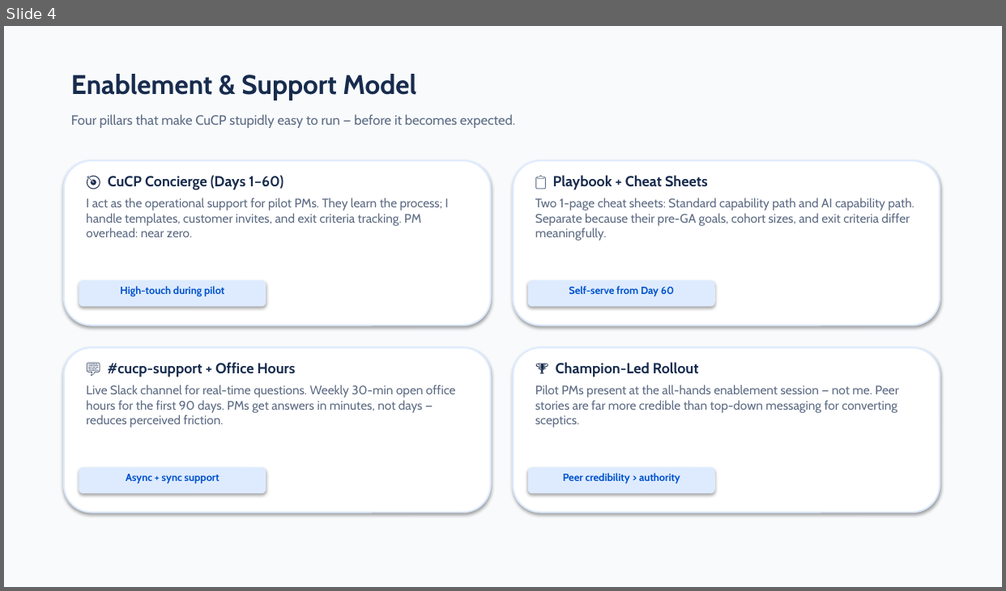
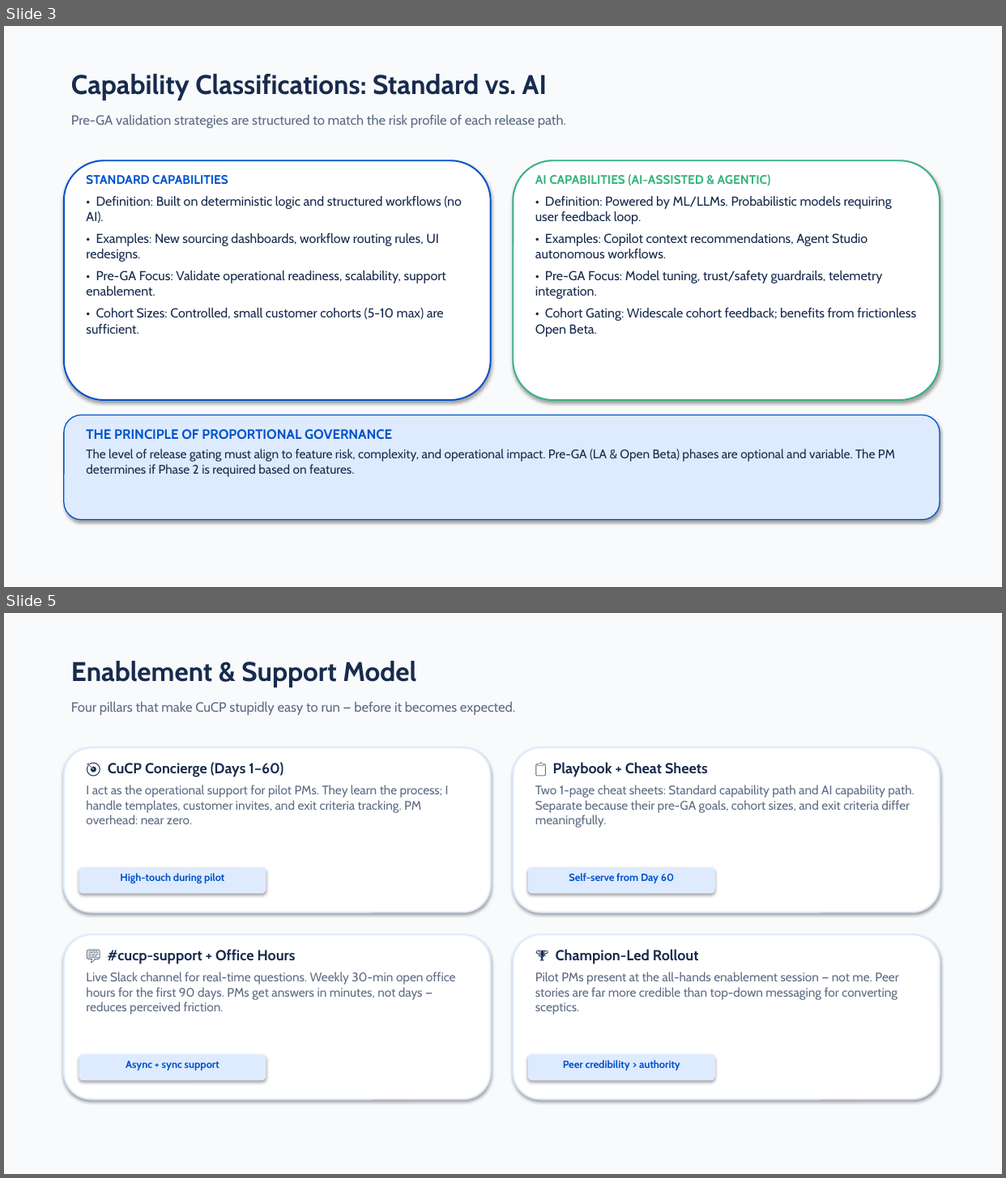
Before and after one commit to vittobh/pm-os, a slide deck: docs/cucp/cucp_presentation.pptx. Shown one above the other, each under a label of ours: slide 4 before the commit, slides 3 and 5 after it; the slides between them are not shown. The pictures are 1006x591 and 1006x1178 pixels, drawn with LibreOffice and Linux fonts; fonts in the diff are those of the drawing. Boxes give left, top, right and bottom in pixels: in the first picture for what was removed or moved away, otherwise in the second. Text is boxed around its words. In the diff, an @@ line names an element or a change of style, - is before the commit and + after.

Commit message:
Implement local pptx-official skill, add Capability Classifications slide to HTML and PPTX decks

```diff
--- a/docs/cucp/cucp_presentation.pptx
+++ b/docs/cucp/cucp_presentation.pptx
@@ slide 3 added at (4,26,1002,587), background #F8FAFC @@
@@ text added at (71,74,547,101), 26 pt, text #172B4D, bold @@
+Capability Classifications: Standard vs. AI
@@ text added at (71,114,566,128), 13 pt, text #5E6C84 @@
+Pre-GA validation strategies are structured to match the risk profile of each release path.
@@ rounded rectangle added at (64,160,491,400), fill #FFFFFF, outline #0052CC 1.5 pt @@
@@ rounded rectangle added at (513,160,940,400), fill #FFFFFF, outline #36B37E 1.5 pt @@
@@ text added at (86,175,462,334), 12.5 pt, text #172B4D @@
+STANDARD CAPABILITIES
+• Definition: Built on deterministic logic and structured workflows (no AI).
+• Examples: New sourcing dashboards, workflow routing rules, UI redesigns.
+• Pre-GA Focus: Validate operational readiness, scalability, support enablement.
+• Cohort Sizes: Controlled, small customer cohorts (5-10 max) are sufficient.
@@ text added at (535,174,916,337), 12.5 pt, text #172B4D @@
+AI CAPABILITIES (AI-ASSISTED & AGENTIC)
+• Definition: Powered by ML/LLMs. Probabilistic models requiring user feedback loop.
+• Examples: Copilot context recommendations, Agent Studio autonomous workflows.
+• Pre-GA Focus: Model tuning, trust/safety guardrails, telemetry integration.
+• Cohort Gating: Widescale cohort feedback; benefits from frictionless Open Beta.
@@ rounded rectangle added at (64,416,940,520), fill #DEEBFF, outline #0052CC 1 pt @@
@@ text added at (86,429,895,477), 12 pt, text #172B4D @@
+THE PRINCIPLE OF PROPORTIONAL GOVERNANCE
+The level of release gating must align to feature risk, complexity, and operational impact. Pre-GA (LA & Open Beta) phases are optional and variable. The PM determines if Phase 2 is required based on features.
@@ what was slide 4 is now slide 5 @@
```
Also in this commit, not shown: 3 slides changed, 3 other files.
